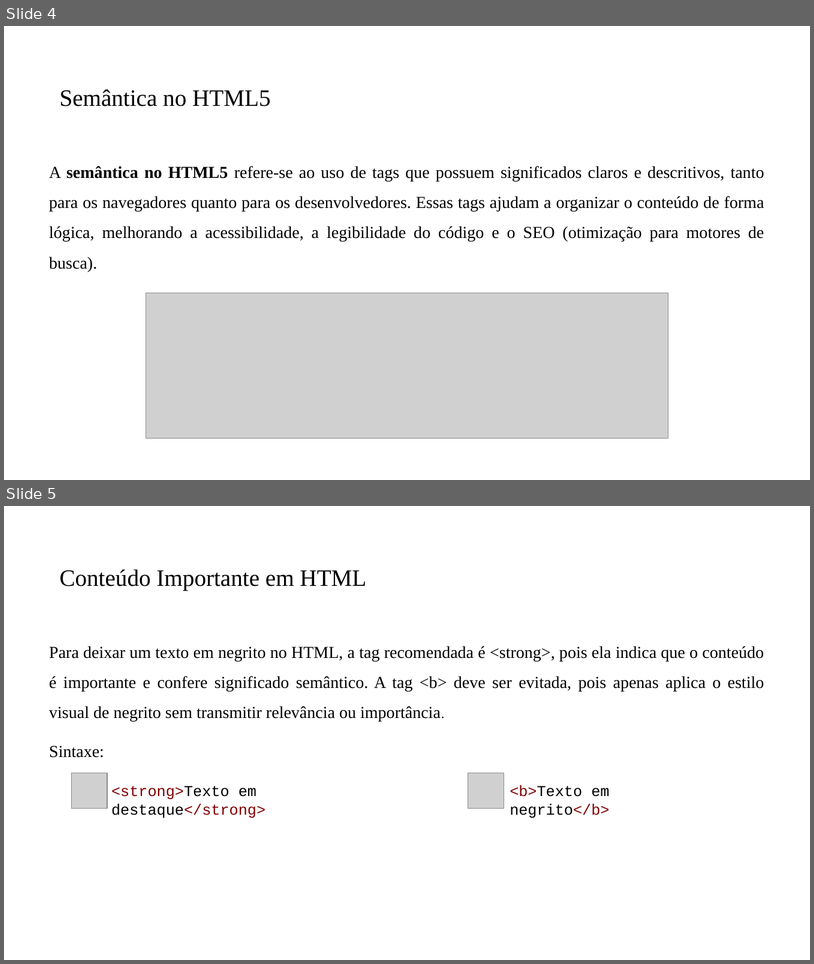
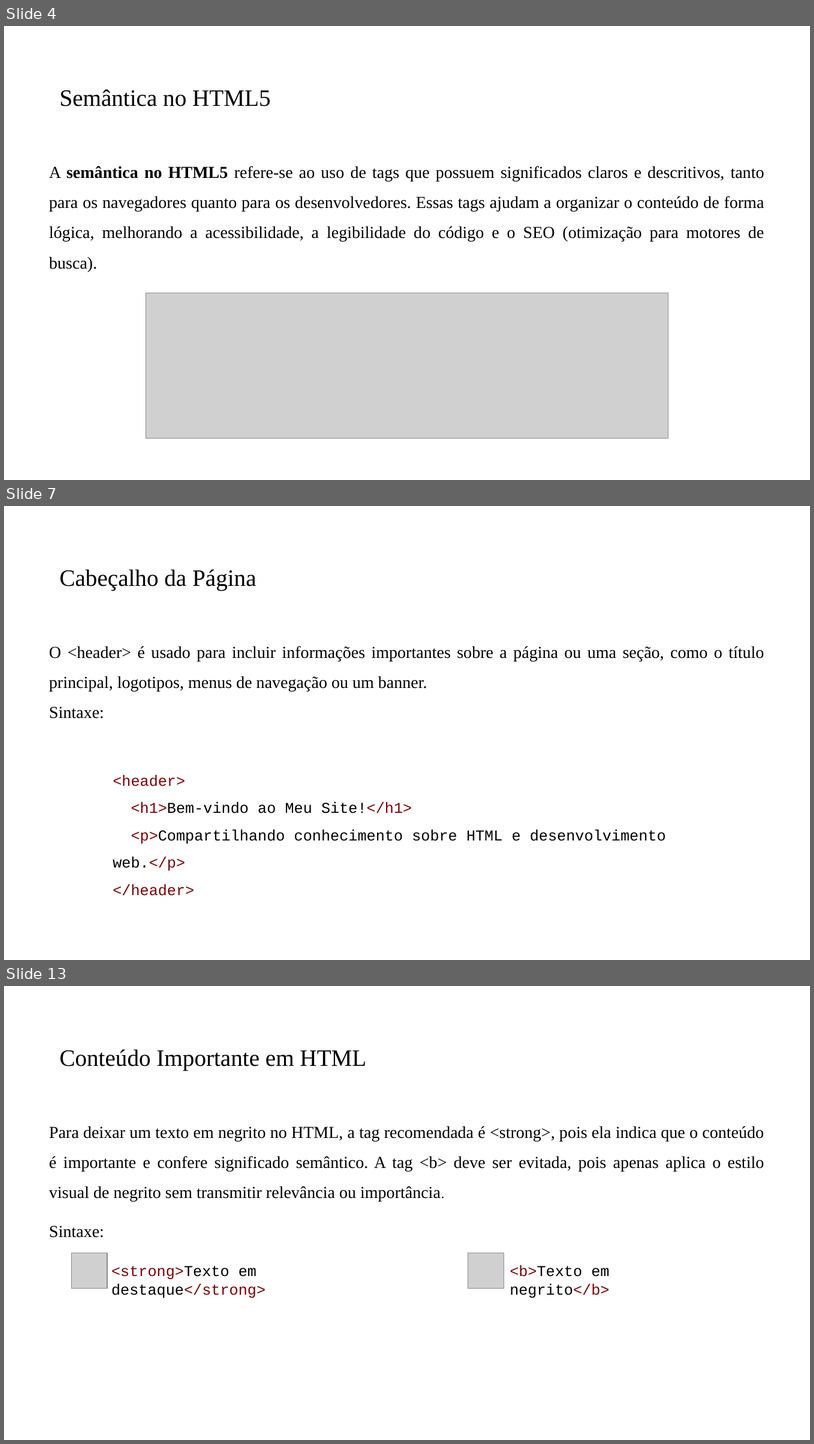
Before and after one commit to PedroMiho/Logica-de-Programacao, a slide deck: Módulo 01 - HTML e CSS/Aula 03 - Semantica em HTML/Semantica no HTML.pptx. Shown one above the other, each under a label of ours: slides 4 and 5 before the commit, slides 4, 7 and 13 after it; the slides between them are not shown. The pictures are 814x964 and 814x1444 pixels, drawn with LibreOffice and Linux fonts; fonts in the diff are those of the drawing; grey boxes stand for pictures; background and template pictures are left out. Boxes give left, top, right and bottom in pixels: in the first picture for what was removed or moved away, otherwise in the second. Text is boxed around its words. In the diff, an @@ line names an element or a change of style, - is before the commit and + after.

```diff
--- a/Módulo 01 - HTML e CSS/Aula 03 - Semantica em HTML/Semantica no HTML.pptx
+++ b/Módulo 01 - HTML e CSS/Aula 03 - Semantica em HTML/Semantica no HTML.pptx
@@ slide 7 added at [4, 506, 810, 960], background #FFFFFF @@
@@ title added at [60, 569, 257, 590], 28 pt, text #000000 @@
+Cabeçalho da Página
@@ text added at [49, 646, 764, 718], 20 pt, text #000000 @@
+O <header> é usado para incluir informações importantes sobre a página ou uma seção, como o título principal, logotipos, menus de navegação ou um banner.
+Sintaxe:
@@ text added at [113, 775, 666, 871], 18 pt, text #000000 @@
+<header>
+<h1>Bem-vindo ao Meu Site!</h1>
+<p>Compartilhando conhecimento sobre HTML e desenvolvimento web.</p>
+</header>
@@ what was slide 5 is now slide 13 @@
```
Also in this commit, not shown: 9 other slides added, 2 other files.
